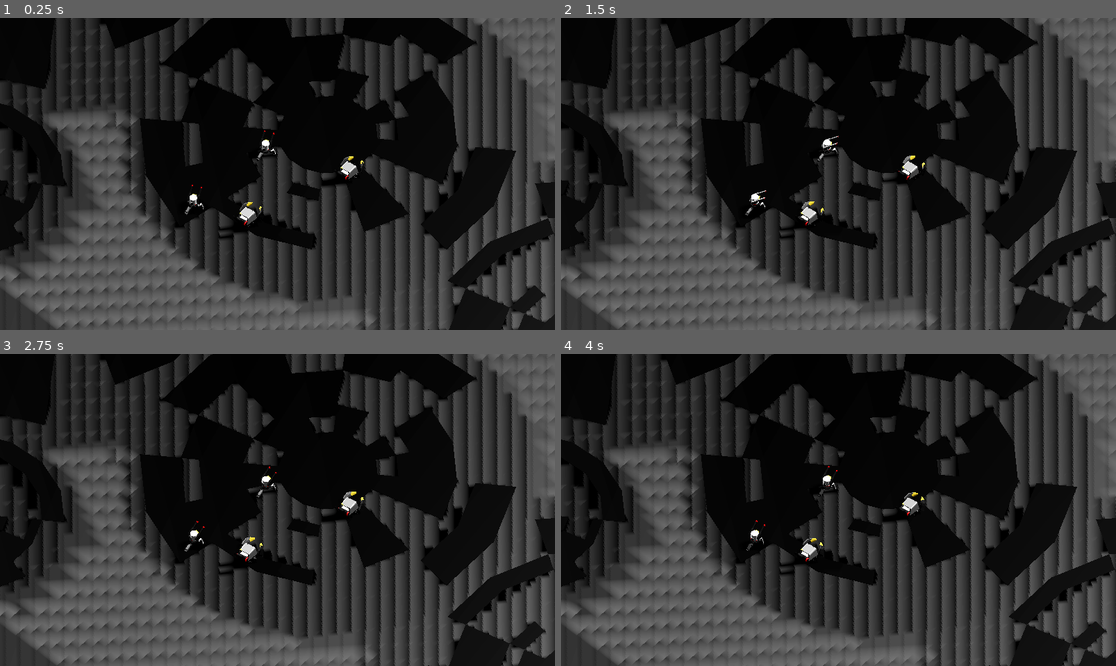
Above: before the commit, frames 1-4 (two rows, left to right).
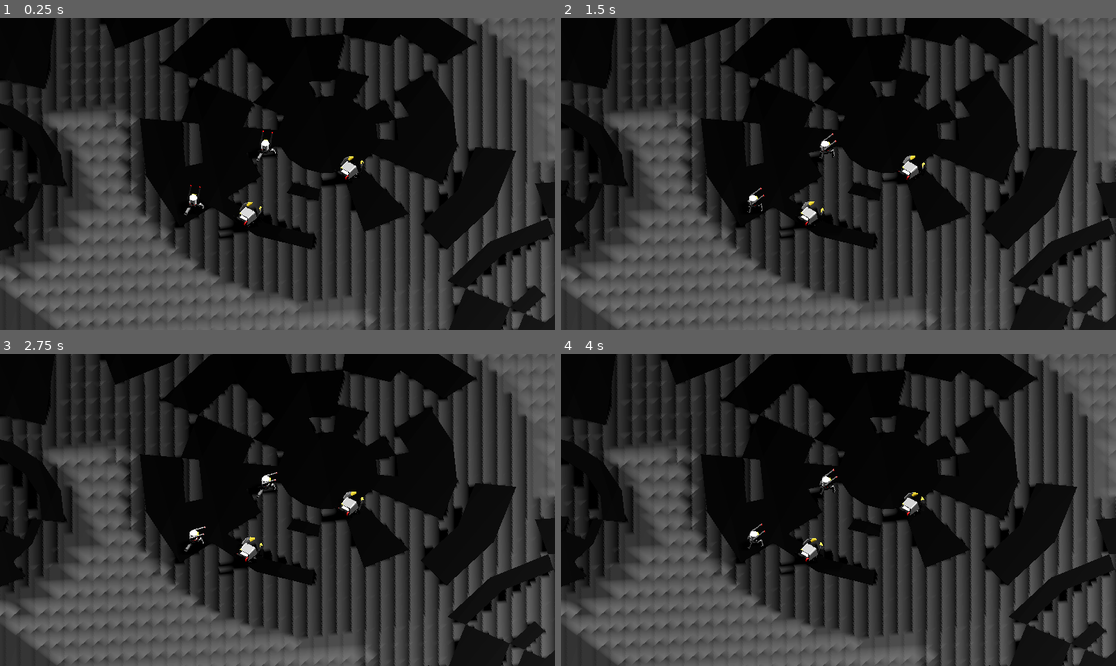
Above: after the commit, the same moments.

Repository: Jack10311098/Battle-Aces-Rebirth
Game: Godot game, scene res://World.tscn
Same seed, same stepped clock (60 frames per second), same inputs: the game is played once before the commit and once after it.
Inputs (mouse positions are in pixels of both pictures, inside the frame that each line leads up to):
- Up to frame 1 (0.25 s): no input
- Up to frame 2 (1.5 s): move the mouse to (960, 158) at 0.52 s; hold Shift 0.53-1.28 s; click (960, 158) at 0.67 s; move the mouse to (727, 189) at 1.27 s; tap Shift at 1.35 s; click (727, 189) at 1.42 s
- Up to frame 3 (2.75 s): move the mouse to (333, 441) at 2.02 s; hold Shift from 2.03 s (still down); click (333, 441) at 2.17 s
- Up to frame 4 (4 s): move the mouse to (810, 572) at 2.77 s; release Shift at 2.78 s; tap Shift at 2.85 s; click (810, 572) at 2.92 s; move the mouse to (1005, 556) at 3.52 s; hold Shift from 3.53 s (still down); click (1005, 556) at 3.67 s

The runs differ from the first frame. In frame 1, less than 0.1% of the frame differs, in the area x 33-50%, y 36-64%; in frame 2, 0.3%, in the area x 33-51%, y 36-67%; in frame 3, 0.1%; in frame 4, 0.2%.

Commit message:
Add files via upload

Diff:
--- a/Battle Aces Rebirth/hunter.gd
+++ b/Battle Aces Rebirth/hunter.gd
@@ -83,20 +83,16 @@
 			pos.y = 0.1
 			debug_line.surface_add_vertex(pos)
 			if i > 0:
-				debug_line.surface_add_vertex(pos)  # Draw line between points
+				debug_line.surface_add_vertex(pos)
 
 		debug_line.surface_end()
 
 func move_to(target_pos: Vector3):
-	# Immediate movement - clear queue and move directly
 	movement_queue.clear()
 	nav.target_position = Vector3(target_pos.x, global_position.y, target_pos.z)
 
 func queue_move_to(target_pos: Vector3):
-	# Add position to movement queue
 	movement_queue.append(Vector3(target_pos.x, global_position.y, target_pos.z))
-
-	# If this is the first queued position, start moving to it
 	if movement_queue.size() == 1:
 		nav.target_position = movement_queue[0]
 
@@ -130,54 +126,51 @@
 				move_to(result.position)
 
 func _physics_process(delta):
-	# Process movement queue when reaching current target
-	if nav.target_position != Vector3.ZERO and global_position.distance_to(nav.target_position) < 0.5:
+	# Stop if very close to target
+	if nav.target_position != Vector3.ZERO and global_position.distance_to(nav.target_position) < 0.3:
+		velocity = Vector3.ZERO
+
+		# Process movement queue
 		if movement_queue.size() > 0:
-			movement_queue.pop_front()  # Remove completed position
+			movement_queue.pop_front()
+			if movement_queue.size() > 0:
+				nav.target_position = movement_queue[0]
+			else:
+				nav.target_position = Vector3.ZERO
+		return
 
-			if movement_queue.size() > 0:
-				nav.target_position = movement_queue[0]  # Move to next position
-			else:
-				nav.target_position = Vector3.ZERO  # Clear target when queue empty
-
-	# Get next path positions for smoother movement
+	# Get next path positions
 	var immediate_target = nav.get_next_path_position()
 	var look_ahead_target = nav.get_next_path_position()
 
-	# Calculate direction with some look-ahead to smooth turns
+	# Calculate direction with look-ahead
 	var raw_direction = (look_ahead_target - global_position)
 	raw_direction.y = 0
 
 	if raw_direction.length() > 0.1:
-		# Smooth the direction changes to handle navigation mesh vertices
 		smooth_direction = smooth_direction.lerp(raw_direction.normalized(), 5.0 * delta)
 		last_valid_direction = smooth_direction.normalized()
 	else:
 		smooth_direction = last_valid_direction
 
-	# Only proceed if we have valid movement
+	# Movement handling
 	if smooth_direction.length() > 0.1:
-		# Calculate movement using immediate target for precise navigation
 		var immediate_dir = (immediate_target - global_position).normalized()
 		velocity = velocity.lerp(immediate_dir * speed, accel * delta)
-
-		# Move the character
 		move_and_slide()
 
-		# Calculate rotation only if moving significantly
+		# Rotation handling
 		if velocity.length() > 0.5:
-			# Use the smoothed direction for facing to avoid wall-facing at vertices
 			var look_position = global_position + smooth_direction
 			look_at(look_position, Vector3.UP)
-
-			# Ensure we're not facing backwards
 			var forward = -transform.basis.z
 			if forward.dot(smooth_direction) < 0:
-				rotate_y(PI)  # Flip 180 degrees if we're facing backwards
+				rotate_y(PI)
 	else:
 		velocity = Vector3.ZERO
 
-	# Animation handling
+	# Animation handling - always play walk but scale speed to simulate stopping
 	anim.play("walk")
 	var move_speed = velocity.length()
-	anim.speed_scale = clamp(move_speed / speed * 3.0, 1.0, 3.0)
+	# Scale from 0.5 (stopped) to 3.0 (full speed)
+	anim.speed_scale = clamp(0.5 + (move_speed / speed) * 2.5, 0.5, 3.0)
